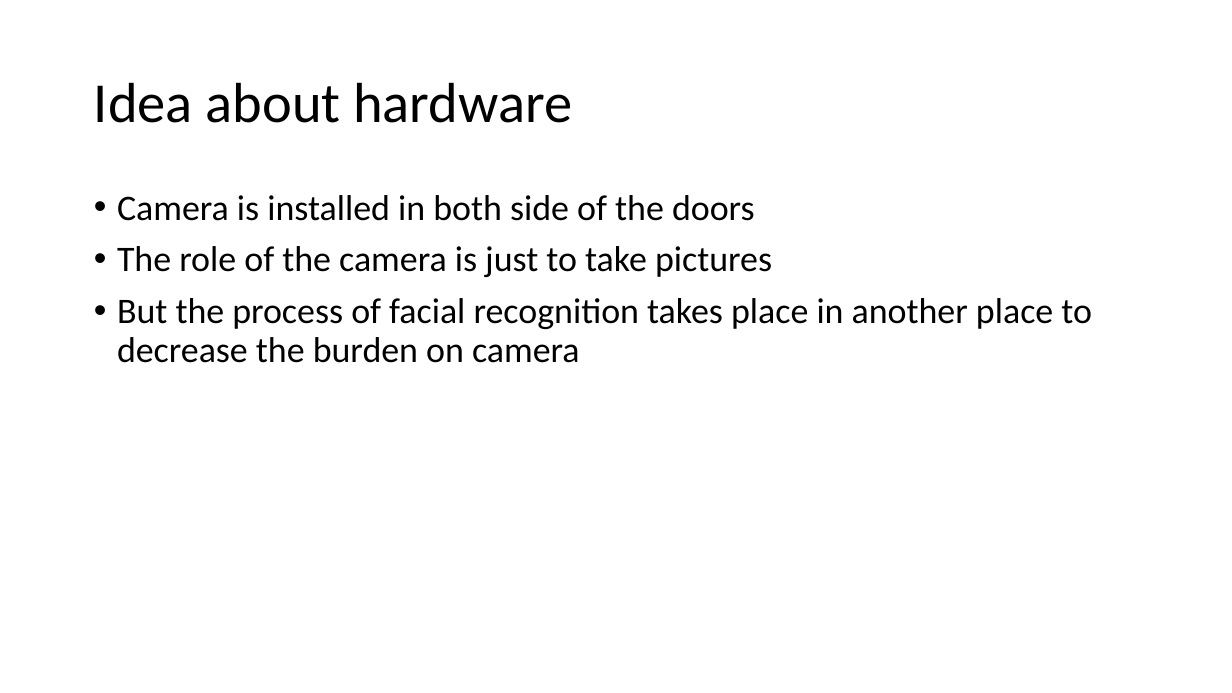
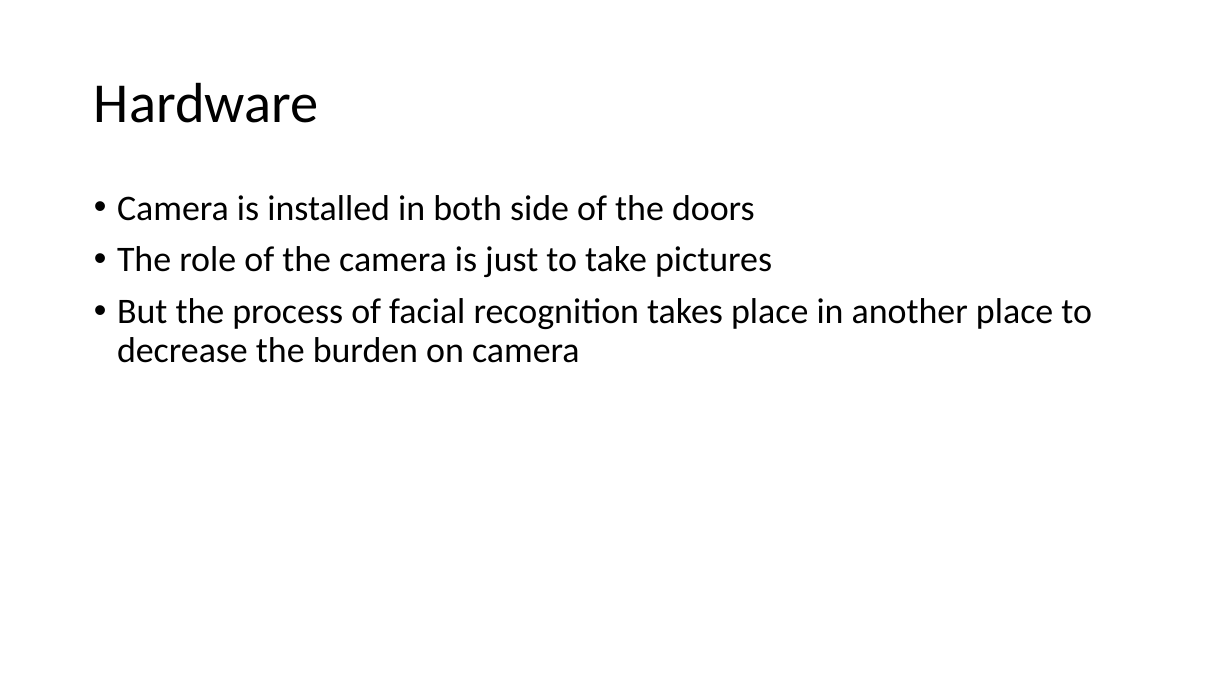
Before and after one commit to Chandru-crypted/Attendance_system_using_facial_recognition, a slide deck: slide 9 of Problem statement.pptx. Drawn at 1232x693 pixels with LibreOffice and Linux fonts; fonts in the diff are those of the drawing. Boxes give left, top, right and bottom in pixels: in the first picture for what was removed or moved away, otherwise in the second. Text is boxed around its words. In the diff, an @@ line names an element or a change of style, - is before the commit and + after.

```diff
--- a/Problem statement.pptx
+++ b/Problem statement.pptx
@@ title at bbox=[94, 82, 319, 123]: text changed @@
-Idea about hardware
+Hardware
```
Also in this commit, not shown: 1 other slide changed, 2 slides added, 1 other file.
